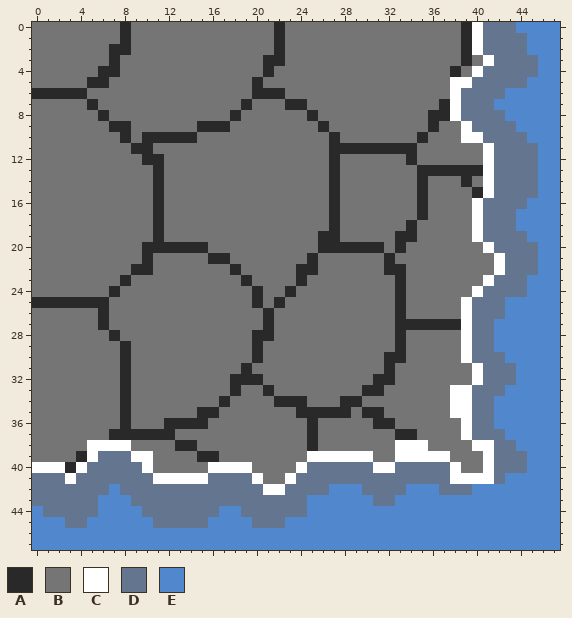
A pixel-art sprite gets an edit: res/DUNGEON/5305.PNG. The first picture shows the starting point.
The file is 48x48 pixels.
Palette (. is transparent): A #292929  B #757575  C #ffffff  D #64758f  E #5087cd
Pixels before, first column x 0:
 0 BBBBBBBBABBBBBBBBBBBBBABBBBBBBBBBBBBBBBACDDDEEEE
 1 BBBBBBBBABBBBBBBBBBBBBABBBBBBBBBBBBBBBBACDDDDEEE
 2 BBBBBBBAABBBBBBBBBBBBBABBBBBBBBBBBBBBBBACDDDDEEE
 3 BBBBBBBABBBBBBBBBBBBBAABBBBBBBBBBBBBBBBABCDDDDEE
 4 BBBBBBAABBBBBBBBBBBBBABBBBBBBBBBBBBBBBABCDDDDDEE
 5 BBBBBAABBBBBBBBBBBBBABBBBBBBBBBBBBBBBBCCDDDDDEEE
 6 AAAAABBBBBBBBBBBBBBBAAABBBBBBBBBBBBBBBCDDDDEEEEE
 7 BBBBBABBBBBBBBBBBBBABBBAABBBBBBBBBBBBACDDDEEEEEE
 8 BBBBBBABBBBBBBBBBBABBBBBBABBBBBBBBBBAACDDDDEEEEE
 9 BBBBBBBAABBBBBBAAABBBBBBBBABBBBBBBBBABBCDDDDEEEE
10 BBBBBBBBABAAAAABBBBBBBBBBBBABBBBBBBABBBCCDDDDEEE
11 BBBBBBBBBAABBBBBBBBBBBBBBBBAAAAAAAABBBBBBCDDDDEE
12 BBBBBBBBBBAABBBBBBBBBBBBBBBABBBBBBABBBBBBCDDDDEE
13 BBBBBBBBBBBABBBBBBBBBBBBBBBABBBBBBBAAAAAACDDDDEE
14 BBBBBBBBBBBABBBBBBBBBBBBBBBABBBBBBBABBBABCDDDDEE
15 BBBBBBBBBBBABBBBBBBBBBBBBBBABBBBBBBABBBBACDDDDEE
16 BBBBBBBBBBBABBBBBBBBBBBBBBBABBBBBBBABBBBCDDDDEEE
17 BBBBBBBBBBBABBBBBBBBBBBBBBBABBBBBBBABBBBCDDDEEEE
18 BBBBBBBBBBBABBBBBBBBBBBBBBBABBBBBBABBBBBCDDDEEEE
19 BBBBBBBBBBBABBBBBBBBBBBBBBAABBBBBAABBBBBCDDDDEEE
20 BBBBBBBBBBAAAAAABBBBBBBBBBAAAAAABABBBBBBBCDDDDEE
21 BBBBBBBBBBABBBBBAABBBBBBBABBBBBBABBBBBBBBBCDDDEE
22 BBBBBBBBBAABBBBBBBABBBBBAABBBBBBAABBBBBBBBCDDDEE
23 BBBBBBBBABBBBBBBBBBABBBBABBBBBBBBABBBBBBBCDDDEEE
24 BBBBBBBABBBBBBBBBBBBABBABBBBBBBBBABBBBBBCDDDDEEE
25 AAAAAAABBBBBBBBBBBBBABABBBBBBBBBBABBBBBCDDDEEEEE
26 BBBBBBABBBBBBBBBBBBBBABBBBBBBBBBBABBBBBCDDDEEEEE
27 BBBBBBABBBBBBBBBBBBBBABBBBBBBBBBBAAAAAACDDEEEEEE
28 BBBBBBBABBBBBBBBBBBBAABBBBBBBBBBBABBBBBCDDEEEEEE
29 BBBBBBBBABBBBBBBBBBBABBBBBBBBBBBBABBBBBCDDEEEEEE
30 BBBBBBBBABBBBBBBBBBBABBBBBBBBBBBAABBBBBCDDDEEEEE
31 BBBBBBBBABBBBBBBBBBABBBBBBBBBBBBABBBBBBBCDDDEEEE
32 BBBBBBBBABBBBBBBBBAAABBBBBBBBBBAABBBBBBBCDDDEEEE
33 BBBBBBBBABBBBBBBBBABBABBBBBBBBAABBBBBBCCDDDEEEEE
34 BBBBBBBBABBBBBBBBABBBBAAABBBAABBBBBBBBCCDDEEEEEE
35 BBBBBBBBABBBBBBAABBBBBBBAAAAABAABBBBBBCCDDEEEEEE
36 BBBBBBBBABBBAAAABBBBBBBBBABBBBBAABBBBBBCDDEEEEEE
37 BBBBBBBAAAAAABBBBBBBBBBBBABBBBBBBAABBBBCDDDEEEEE
38 BBBBBCCCCBBBBAABBBBBBBBBBABBBBBBBCCCBBBBCCDDEEEE
39 BBBBACDDDCCBBBBAABBBBBBBBCCCCCCBBCCCCCBBBCDDDEEE
40 CCCACDDDDDCBBBBBCCCCBBBBCDDDDDDCCDDDDDCBBCDDDEEE
41 DDDCDDDDDDDCCCCCDDDDCBBCDDDDDDDDDDDDDDCCCCDEEEEE
42 DDDDDDDEDDDDDDDDDDDDDCCDDDDEEEDDDDEEEDDDEEEEEEEE
43 DDDDDDEEEDDDDDDDDDDDDDDDDEEEEEEDDEEEEEEEEEEEEEEE
44 EDDDDDEEEEDDDDDDDEEDDDDDDEEEEEEEEEEEEEEEEEEEEEEE
45 EEEDDEEEEEEDDDDDEEEEDDDEEEEEEEEEEEEEEEEEEEEEEEEE
46 EEEEEEEEEEEEEEEEEEEEEEEEEEEEEEEEEEEEEEEEEEEEEEEE
47 EEEEEEEEEEEEEEEEEEEEEEEEEEEEEEEEEEEEEEEEEEEEEEEE
After the commit:
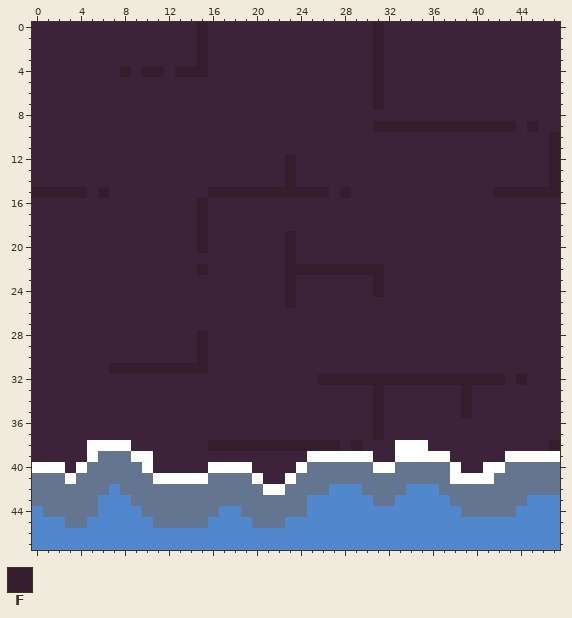
Colours new in this view: F #341e2e
Changes in this commit:
colour B: #757575 -> #3c233a
Changed rows in their new state; - is a pixel that keeps its letter.
first column x 0:
 0 --------B------F------B--------F-------BBBBBBBBB
 1 --------B------F------B--------F-------BBBBBBBBB
 2 -------BB------F------B--------F-------BBBBBBBBB
 3 -------B-------F-----BB--------F-------B-BBBBBBB
 4 ------BBF-FF-FFF-----B---------F------B-BBBBBBBB
 5 -----BB-------------B----------F------BBBBBBBBBB
 6 BBBBB---------------BBB--------F------BBBBBBBBBB
 7 -----B-------------B---BB------F-----BBBBBBBBBBB
 8 ------B-----------B------B----------BBBBBBBBBBBB
 9 -------BB------BBB--------B----FFFFFFFFFFFFFBFBB
10 --------B-BBBBB------------B-------B---BBBBBBBBF
11 ---------BB----------------BBBBBBBB------BBBBBBF
12 ----------BB-----------F---B------B------BBBBBBF
13 -----------B-----------F---B-------BBBBBBBBBBBBF
14 -----------B-----------F---B-------B---B-BBBBBBF
15 FFFFF-F----B----FFFFFFFFFFFBF------B----BBFFFFFF
16 -----------B---F-----------B-------B----BBBBBBBB
17 -----------B---F-----------B-------B----BBBBBBBB
18 -----------B---F-----------B------B-----BBBBBBBB
19 -----------B---F-------F--BB-----BB-----BBBBBBBB
20 ----------BBBBBF-------F--BBBBBB-B-------BBBBBBB
21 ----------B-----BB-----F-B------B---------BBBBBB
22 ---------BB----F--B----FFFFFFFFFBB--------BBBBBB
23 --------B----------B---FB------F-B-------BBBBBBB
24 -------B------------B--F-------F-B------BBBBBBBB
25 BBBBBBB-------------B-BF---------B-----BBBBBBBBB
26 ------B--------------B-----------B-----BBBBBBBBB
27 ------B--------------B-----------BBBBBBBBBBBBBBB
28 -------B-------F----BB-----------B-----BBBBBBBBB
29 --------B------F----B------------B-----BBBBBBBBB
30 --------B------F----B-----------BB-----BBBBBBBBB
31 -------FFFFFFFFF---B------------B-------BBBBBBBB
32 --------B---------BBB-----FFFFFFFFFFFFFFFFFBFBBB
33 --------B---------B--B--------BF------BFBBBBBBBB
34 --------B--------B----BBB---BB-F------BFBBBBBBBB
35 --------B------BB-------BBBBB-BF------BFBBBBBBBB
36 --------B---BBBB---------B-----FB------BBBBBBBBB
37 -------BBBBBB------------B-----F-BB----BBBBBBBBB
38 -------------BB-FFFFFFFFFFFF-F----------BBBBBBBF
39 ----B----------BB------------------------BBCCCCC
40 ---B--------------------------------------C--DDD
41 -------------------------------------------DDDDD
42 ----------------------------------------DDDDDDDD
43 --------------------------------------DDDDDDD---
44 ---------------------------------------DDDDD----
